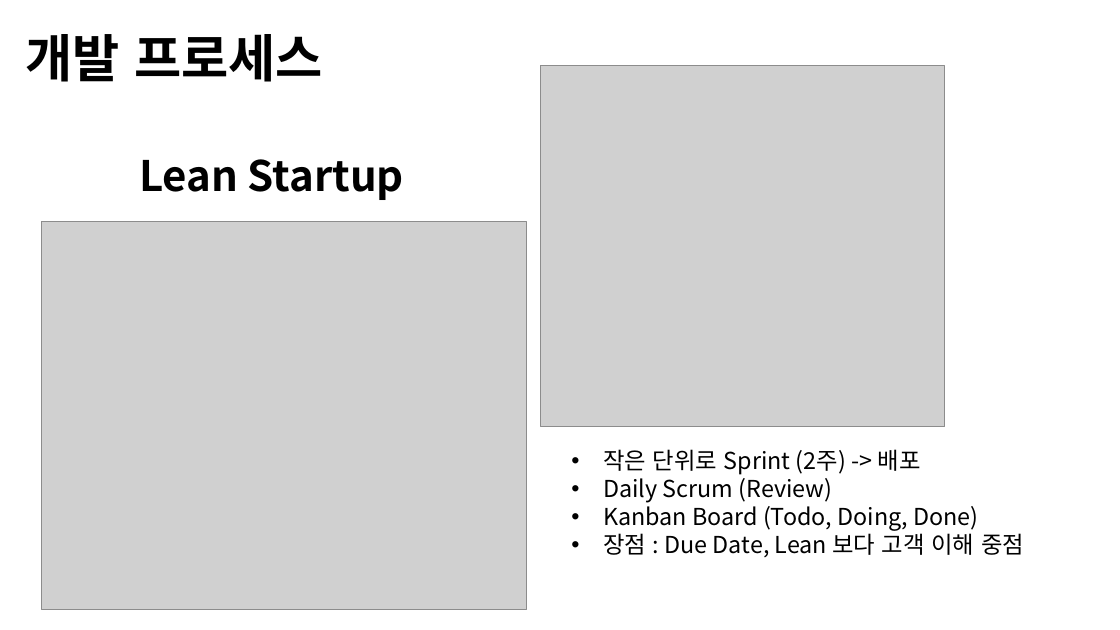
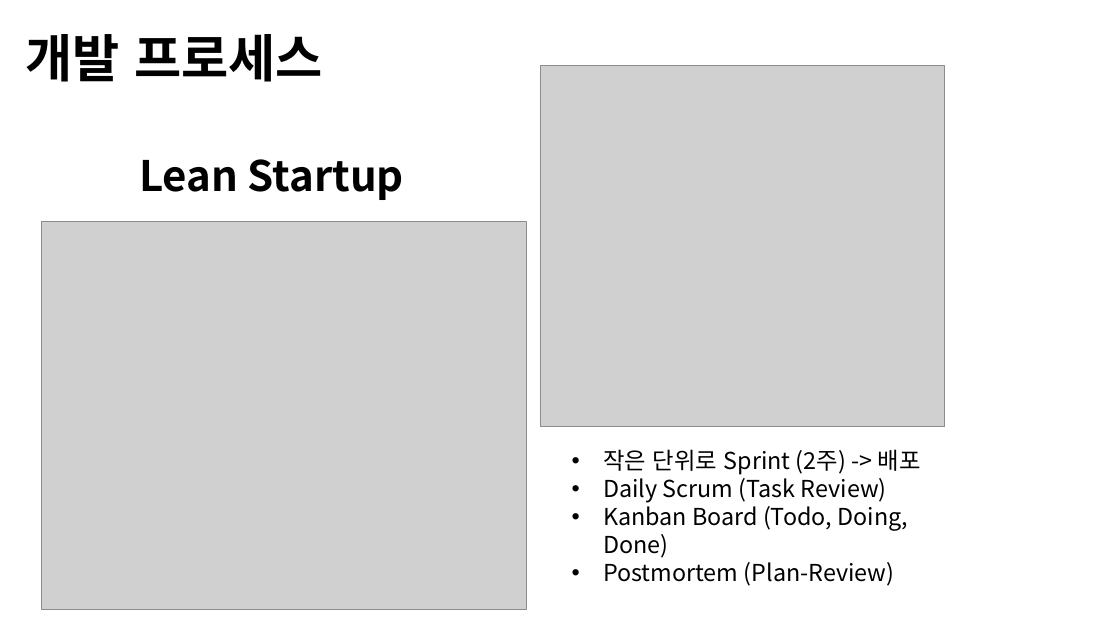
Before and after one commit to Brian-Hong-KR/Gymunity, a slide deck: slide 15 of Doc/세미나/Gymunity_PT_Seminar.pptx. Drawn at 1120x630 pixels with LibreOffice and Linux fonts; fonts in the diff are those of the drawing; grey boxes stand for pictures. Boxes give left, top, right and bottom in pixels: in the first picture for what was removed or moved away, otherwise in the second. Text is boxed around its words. In the diff, an @@ line names an element or a change of style, - is before the commit and + after.

```diff
--- a/Doc/세미나/Gymunity_PT_Seminar.pptx
+++ b/Doc/세미나/Gymunity_PT_Seminar.pptx
@@ text at (x1=603, y1=474, x2=887, y2=503): text changed @@
-• Daily Scrum (Review)
+• Daily Scrum (Task Review)
@@ text at (x1=603, y1=562, x2=895, y2=586): text changed @@
-• 장점 : Due Date, Lean 보다 고객 이해 중점
+• Postmortem (Plan-Review)
```
Also in this commit, not shown: 1 other file.
